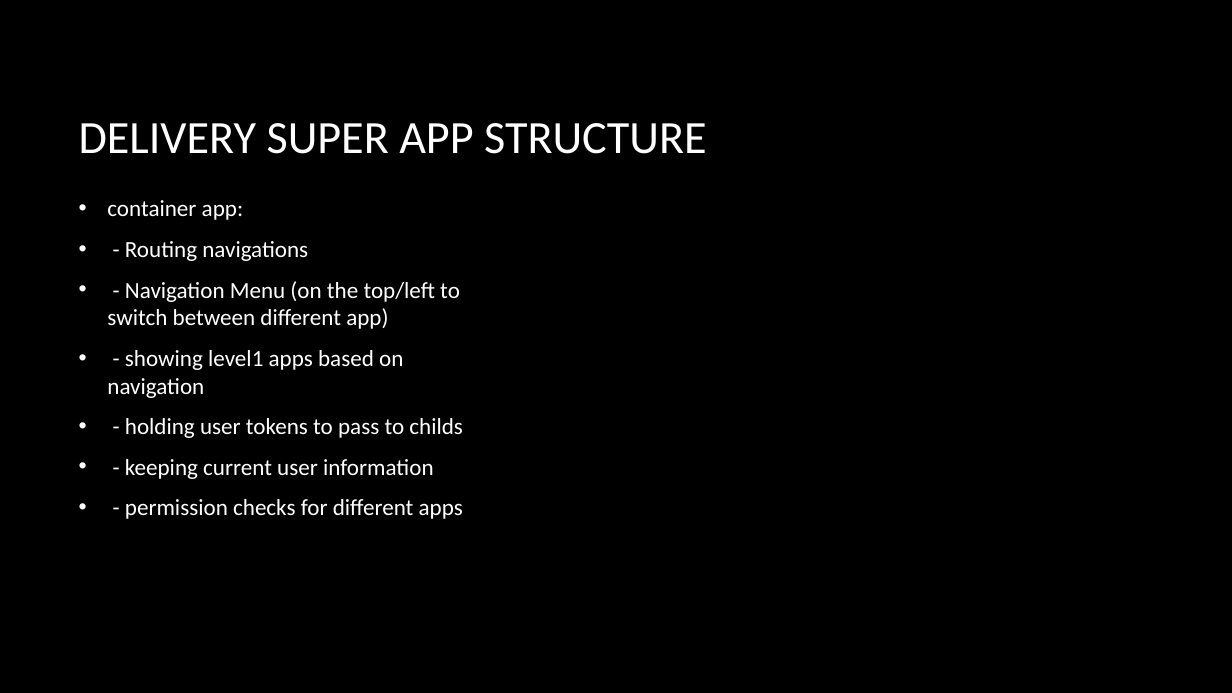
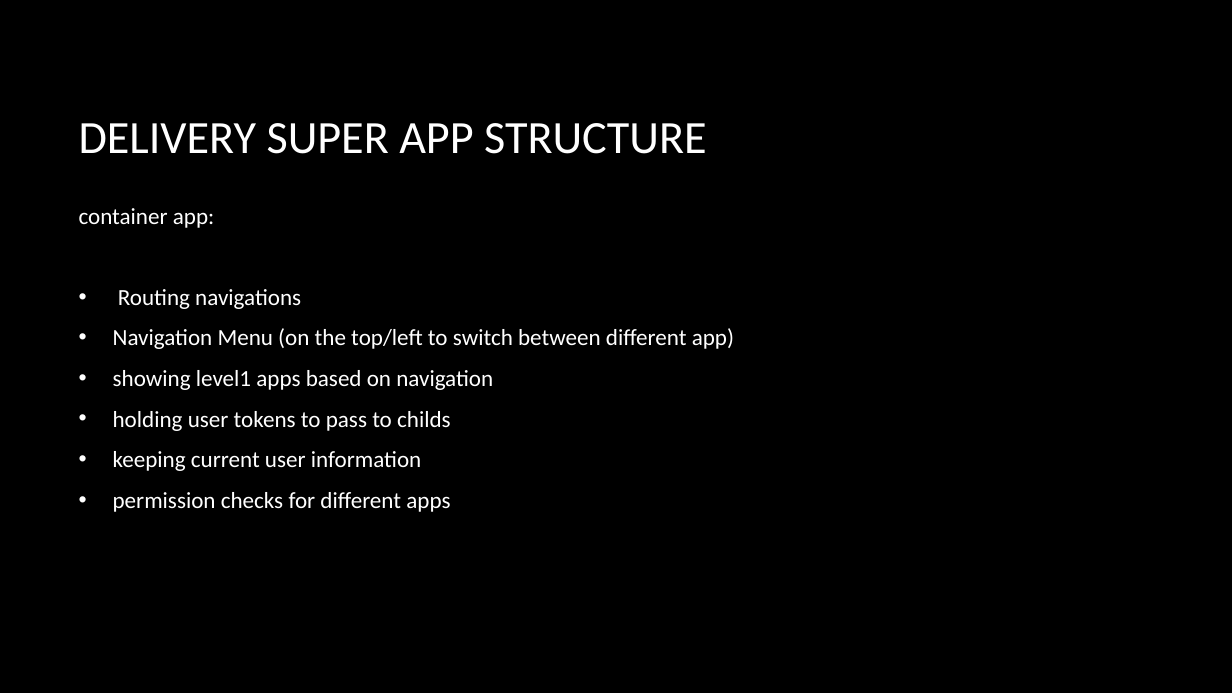
Before and after one commit to babakzarrinbal/mirco-front-end, a slide deck: slide 20 of MICRO-FRONTEND.pptx. Drawn at 1232x693 pixels with LibreOffice and Linux fonts; fonts in the diff are those of the drawing; background and template pictures are left out. Boxes give left, top, right and bottom in pixels: in the first picture for what was removed or moved away, otherwise in the second. Text is boxed around its words. In the diff, an @@ line names an element or a change of style, - is before the commit and + after.

```diff
--- a/MICRO-FRONTEND.pptx
+++ b/MICRO-FRONTEND.pptx
@@ text at <box>79,208,214,228</box>: bullet • to none @@
@@ text at <box>113,289,734,512</box>: text changed @@
-• - Routing navigations
-• - Navigation Menu (on the top/left to switch between different app)
-• - showing level1 apps based on navigation
-• - holding user tokens to pass to childs
-• - keeping current user information
-• - permission checks for different apps
+• Routing navigations
+• Navigation Menu (on the top/left to switch between different app)
+• showing level1 apps based on navigation
+• holding user tokens to pass to childs
+• keeping current user information
+• permission checks for different apps
```
Also in this commit, not shown: 1 other slide changed, 12 other files.
